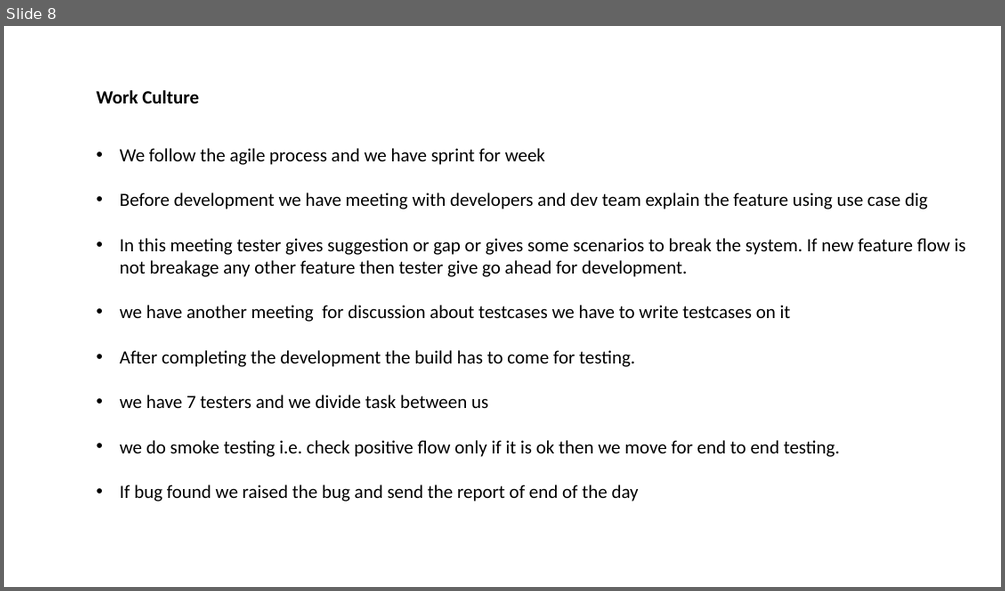
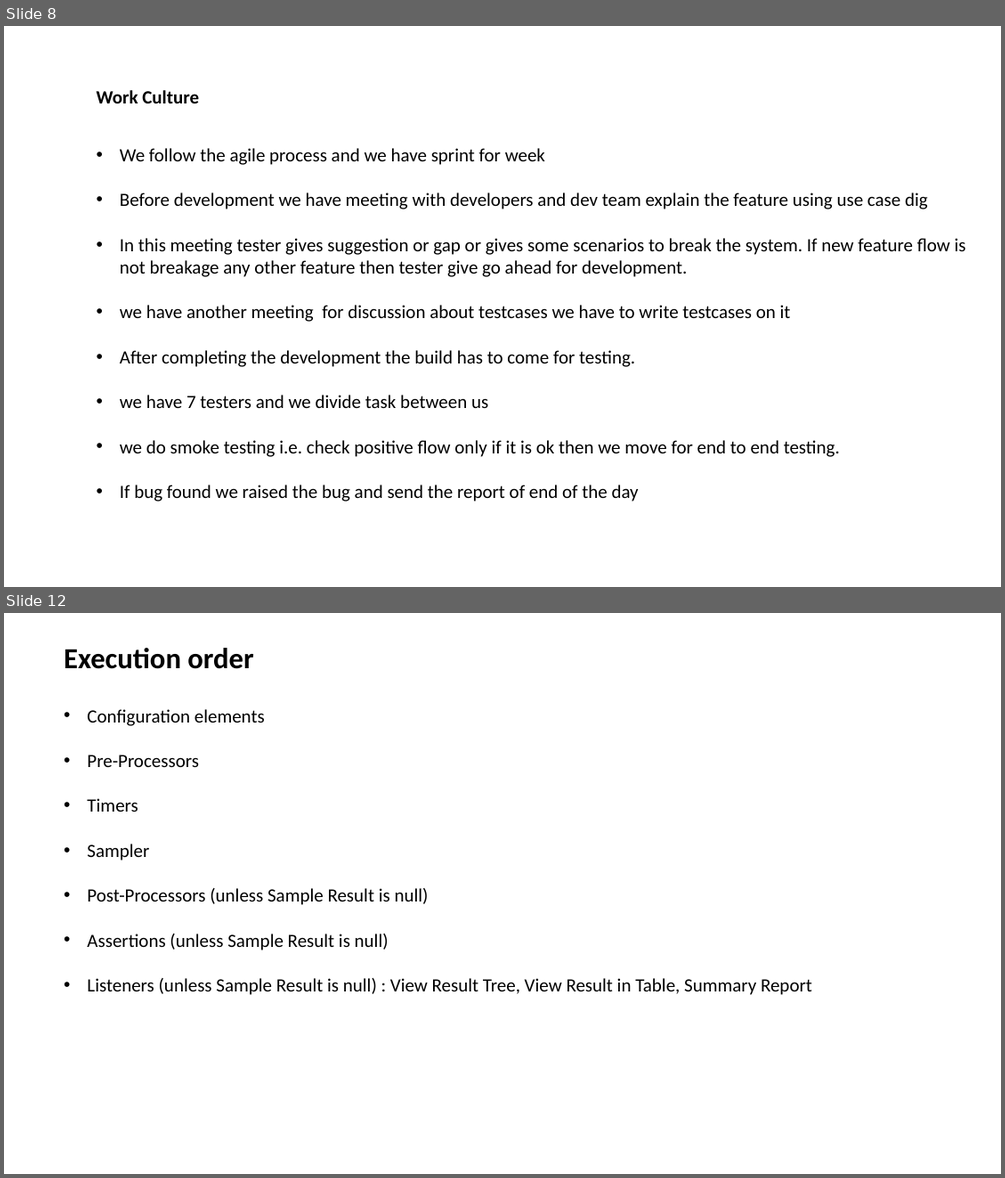
Before and after one commit to rohitb13/images, a slide deck: Combilne_Doc/For_KPIT_IP.pptx. Shown one above the other, each under a label of ours: slide 8 before the commit, slides 8 and 12 after it; the slides between them are not shown. The pictures are 1005x591 and 1005x1178 pixels, drawn with LibreOffice and Linux fonts; fonts in the diff are those of the drawing. Boxes give left, top, right and bottom in pixels: in the first picture for what was removed or moved away, otherwise in the second. Text is boxed around its words. In the diff, an @@ line names an element or a change of style, - is before the commit and + after.

```diff
--- a/Combilne_Doc/For_KPIT_IP.pptx
+++ b/Combilne_Doc/For_KPIT_IP.pptx
@@ slide 12 added at [4,613,1001,1174], background #FFFFFF @@
@@ text added at [64,648,253,669], 28 pt, text #000000, bold @@
+Execution order
@@ text added at [87,709,812,995], 18 pt, text #000000 @@
+• Configuration elements
+• Pre-Processors
+• Timers
+• Sampler
+• Post-Processors (unless Sample Result is null)
+• Assertions (unless Sample Result is null)
+• Listeners (unless Sample Result is null) : View Result Tree, View Result in Table, Summary Report
```
Also in this commit, not shown: 5 other slides added, 1 other file.
